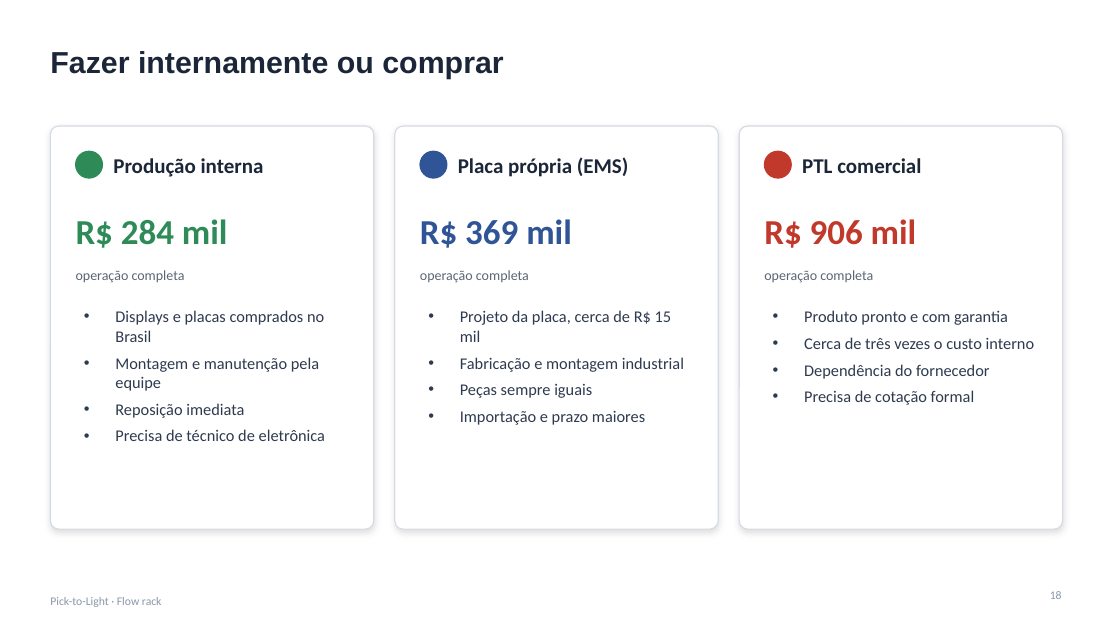
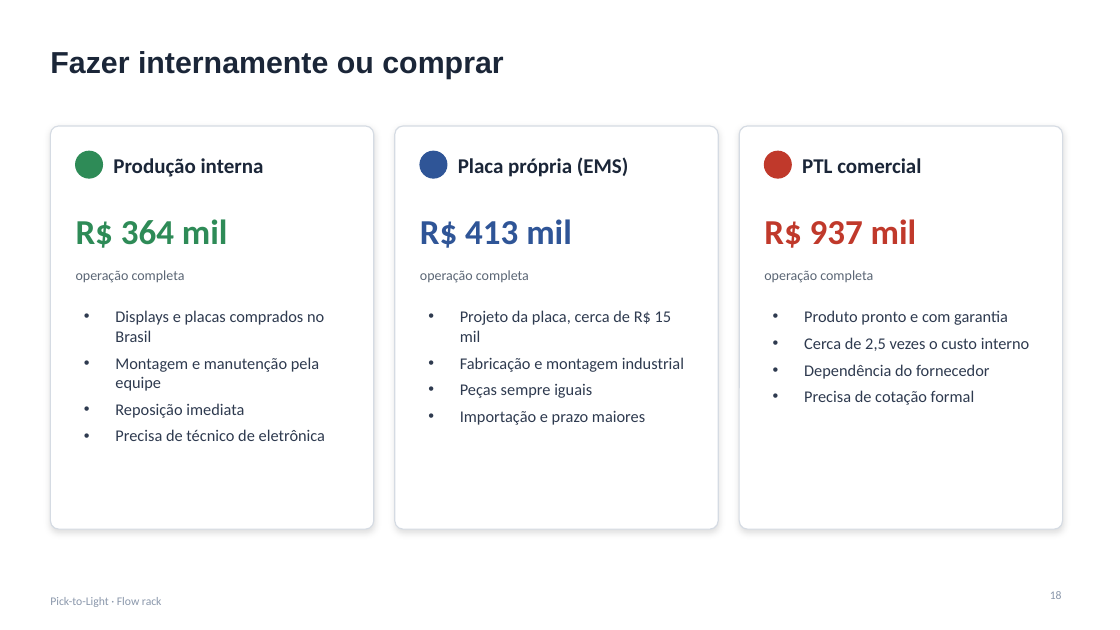
Before and after one commit to jivo88/picking_to_light, a slide deck: slide 18 of projeto/entregaveis/Apresentacao_PTL.pptx. Drawn at 1120x630 pixels with LibreOffice and Linux fonts; fonts in the diff are those of the drawing. Boxes give left, top, right and bottom in pixels: in the first picture for what was removed or moved away, otherwise in the second. Text is boxed around its words. In the diff, an @@ line names an element or a change of style, - is before the commit and + after.

```diff
--- a/projeto/entregaveis/Apresentacao_PTL.pptx
+++ b/projeto/entregaveis/Apresentacao_PTL.pptx
@@ text at <box>76,219,228,248</box>: text changed @@
-R$ 284 mil
+R$ 364 mil
@@ text at <box>420,219,572,248</box>: text changed @@
-R$ 369 mil
+R$ 413 mil
@@ text at <box>764,219,917,248</box>: text changed @@
-R$ 906 mil
+R$ 937 mil
@@ text at <box>804,337,1030,351</box>: text changed @@
-• Cerca de três vezes o custo interno
+• Cerca de 2,5 vezes o custo interno
```
Also in this commit, not shown: 5 other slides changed, 7 other files.
